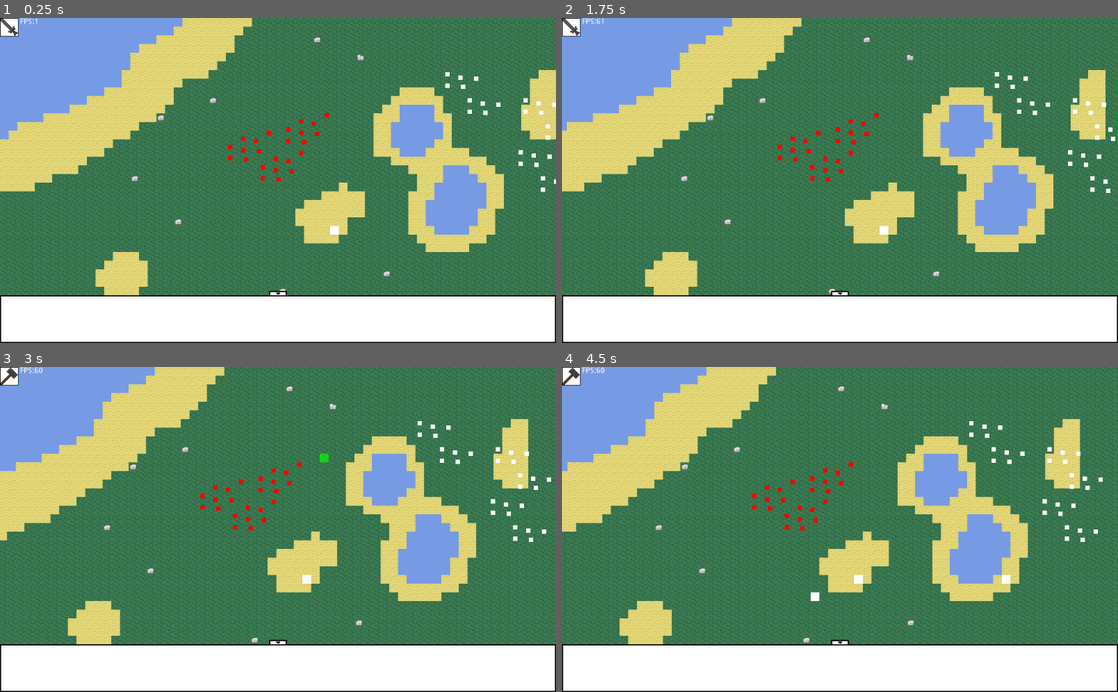
Above: before the commit, frames 1-4 (two rows, left to right).
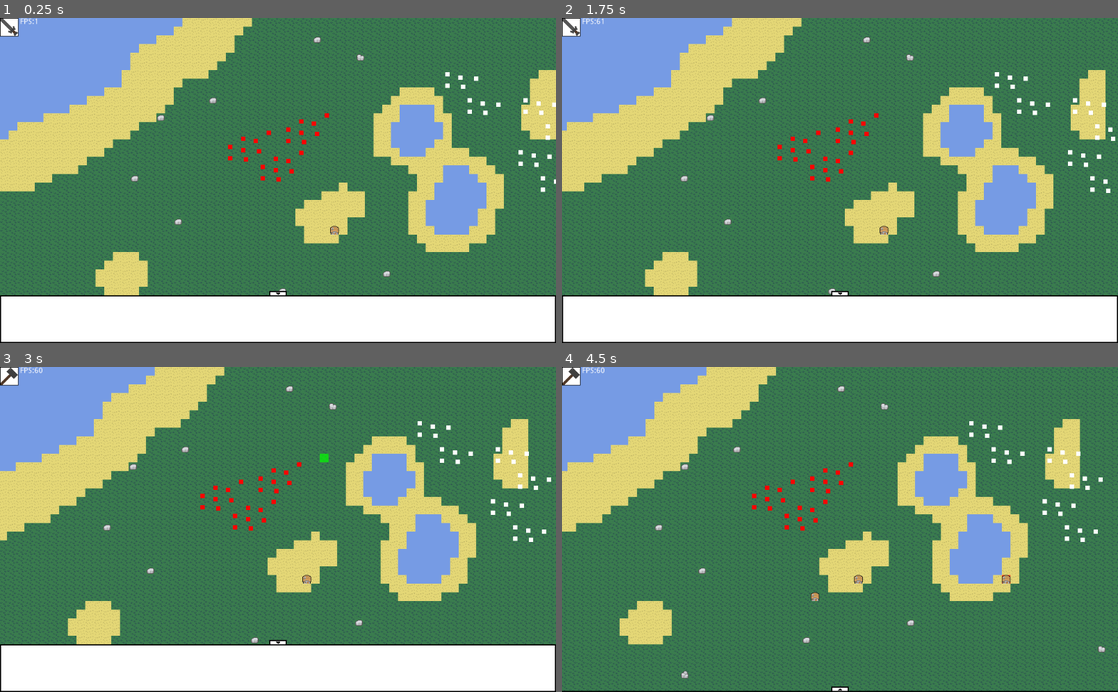
Above: after the commit, the same moments.

Repository: Yagoi23/2D-RTS
Game: Godot game, scene res://Level/Level.tscn
Same seed, same stepped clock (60 frames per second), same inputs: the game is played once before the commit and once after it.
Inputs (mouse positions are in pixels of both pictures, inside the frame that each line leads up to):
- Up to frame 1 (0.25 s): no input
- Up to frame 2 (1.75 s): click (840, 294) at 0.5 s; tap Enter at 1.25 s; move the mouse to (962, 164) at 1.27 s; hold D (player_move_right) from 1.28 s (still down); tap Q (attack_move) at 1.35 s; click (962, 164) at 1.42 s
- Up to frame 3 (3 s): release D (player_move_right) at 2 s; drag from (166, 545) to (239, 503) at 2.02 s; move the mouse to (333, 458) at 2.77 s; hold D (player_move_right) from 2.78 s (still down); hold 2 (enter_build_mode) from 2.78 s (still down); click (333, 458) at 2.92 s
- Up to frame 4 (4.5 s): release D (player_move_right) at 3.5 s; release 2 (enter_build_mode) at 3.5 s; drag from (812, 594) to (762, 500) at 3.52 s; tap Space at 4.25 s; move the mouse to (1006, 578) at 4.27 s; hold A (player_move_left) from 4.28 s (still down); tap E (hold) at 4.35 s; click (1006, 578) at 4.42 s

The runs differ from the first frame. In frame 1, less than 0.1% of the frame differs, in the area x 50-61%, y 63-84%; in frame 2, less than 0.1%; in frame 3, less than 0.1%; in frame 4, 15%, in the area x 0-100%, y 63-100%.

Commit message:
sort files in folder by extension

Diff:
--- a/Buildings/Building.tscn
+++ b/Buildings/Building.tscn
@@ -1,6 +1,7 @@
-[gd_scene load_steps=3 format=2]
+[gd_scene load_steps=4 format=2]
 
 [ext_resource path="res://Buildings/Building.gd" type="Script" id=1]
+[ext_resource path="res://Buildings/Houses.png" type="Texture" id=2]
 
 [sub_resource type="RectangleShape2D" id=1]
 
@@ -14,5 +15,13 @@
 shape = SubResource( 1 )
 
 [node name="ColorRect" type="ColorRect" parent="."]
+visible = false
 margin_right = 16.0
 margin_bottom = 16.0
+
+[node name="Sprite" type="Sprite" parent="."]
+position = Vector2( 8, 8 )
+texture = ExtResource( 2 )
+hframes = 3
+vframes = 4
+frame = 10
--- /dev/null
+++ b/Buildings/Buildings/House1.tres
@@ -0,0 +1,3 @@
+LivingCapacity = 4
+Resource = wood
+ResourceAmmount = 12
--- /dev/null
+++ b/Buildings/Buildings/testload.tscn
@@ -0,0 +1,6 @@
+[gd_scene load_steps=2 format=2]
+
+[ext_resource path="res://Buildings/LoadBuildings.gd" type="Script" id=1]
+
+[node name="Node2D" type="Node2D"]
+script = ExtResource( 1 )
--- /dev/null
+++ b/Buildings/LoadBuildings.gd
@@ -0,0 +1,58 @@
+extends Node
+
+var files = []
+var building_sprites = []
+
+
+var BuildingData = {
+	LivingCapacity = null,
+	GenerateResource = null,
+	ResourceAmmount = null
+}
+
+var LoadPath = "res://Buildings/Buildings/"
+
+func _ready():
+	_load_buildings()
+	#pass # Replace with function body.
+
+func _load_buildings():
+	list_files_in_directory(LoadPath)
+	_sort_files(files)
+	_compare_extension()
+
+
+func list_files_in_directory(path):
+	files = []
+	var dir = Directory.new()
+	dir.open(path)
+	dir.list_dir_begin()
+
+	while true:
+		var file = dir.get_next()
+		if file == "":
+			break
+		elif not file.begins_with("."):
+			files.append(file)
+
+	dir.list_dir_end()
+	print(files)
+
+	#return files
+
+func _sort_files(files):
+	print("sorting1")
+	if files.size() > 0:
+		print("....")
+		files.sort_custom(self, "_compare_extension")
+		return files[0]
+	else:
+		return null
+
+func _compare_extension():
+	print("sorting2")
+	if files[0].get_extension() == "png":
+		building_sprites.append(files[0])
+		return true
+	else:
+		return false
--- a/Player/Player.tscn
+++ b/Player/Player.tscn
@@ -7,6 +7,7 @@
 [ext_resource path="res://Player/FPS.gd" type="Script" id=5]
 [ext_resource path="res://Player/ArrowIcon.png" type="Texture" id=6]
 [ext_resource path="res://Player/UI.gd" type="Script" id=7]
+[ext_resource path="res://icon.png" type="Texture" id=8]
 
 [node name="Player" type="Node2D"]
 script = ExtResource( 1 )
@@ -58,21 +59,24 @@
 margin_bottom = 33.0
 texture = ExtResource( 4 )
 
-[node name="BottomMenu" type="Control" parent="UI"]
-margin_right = 40.0
-margin_bottom = 40.0
+[node name="BottomMenu" type="Node2D" parent="UI"]
 
 [node name="ArrowButton" type="Control" parent="UI/BottomMenu"]
 margin_right = 40.0
 margin_bottom = 40.0
 
-[node name="ArrowButton" type="Button" parent="UI/BottomMenu/ArrowButton"]
+[node name="ArrowButton" type="TextureButton" parent="UI/BottomMenu/ArrowButton"]
 margin_left = 496.0
 margin_top = 504.0
-margin_right = 528.0
-margin_bottom = 524.0
-rect_scale = Vector2( 1, 0.5 )
+margin_right = 560.0
+margin_bottom = 568.0
+rect_scale = Vector2( 0.500407, 0.119157 )
 shortcut_in_tooltip = false
+action_mode = 0
+button_mask = 3
+texture_normal = ExtResource( 8 )
+texture_pressed = ExtResource( 8 )
+texture_hover = ExtResource( 8 )
 
 [node name="ColorRect2" type="ColorRect" parent="UI/BottomMenu/ArrowButton"]
 anchor_left = 0.5
@@ -83,7 +87,7 @@
 margin_top = 484.0
 margin_right = 508.0
 margin_bottom = 516.0
-mouse_filter = 1
+mouse_filter = 2
 color = Color( 0, 0, 0, 1 )
 
 [node name="ColorRect3" type="ColorRect" parent="UI/BottomMenu/ArrowButton/ColorRect2"]
@@ -95,13 +99,14 @@
 margin_top = -14.0
 margin_right = 14.0
 margin_bottom = 14.0
-mouse_filter = 1
+mouse_filter = 2
 
-[node name="TextureRect" type="TextureRect" parent="UI/BottomMenu/ArrowButton/ColorRect2/ColorRect3"]
+[node name="ArrowIcon" type="TextureRect" parent="UI/BottomMenu/ArrowButton/ColorRect2/ColorRect3"]
 margin_left = 8.0
 margin_right = 24.0
 margin_bottom = 16.0
 rect_scale = Vector2( 0.8, 0.4 )
+mouse_filter = 2
 texture = ExtResource( 6 )
 
 [node name="ColorRect" type="ColorRect" parent="UI/BottomMenu"]
--- a/Player/UI.gd
+++ b/Player/UI.gd
@@ -4,20 +4,23 @@
 onready var arrowButton = $BottomMenu/ArrowButton
 var arrowButton_position = null
 var Bottom_Menu_up = true
+onready var buttonArrowIcon = $BottomMenu/ArrowButton/ColorRect2/ColorRect3/ArrowIcon
 
 func _ready():
 	Bottom_Menu_up = true
 
 func _process(delta):
 	if Bottom_Menu_up == true:
-		BottomMenu.rect_position.y = 0
+		BottomMenu.position.y = 0
 	else:
-		BottomMenu.rect_position.y = 32
+		BottomMenu.position.y = 86
 
 
 func _on_ArrowButton_pressed():
-	print("pressed")
+	#print("pressed")
 	if Bottom_Menu_up == true:
 		Bottom_Menu_up = false
+		buttonArrowIcon.flip_v = true
 	else:
 		Bottom_Menu_up = true
+		buttonArrowIcon.flip_v = false
Binary file added: Buildings/Buildings/House1.png
Not shown, added: Buildings/Buildings/House1.png.import
Binary file added: Buildings/Houses.png
Not shown, added: Buildings/Houses.png.import
Not shown: 1 places in Player/Player.tscn that only renumber resources
Not shown, added: Buildings/Thumbs.db
